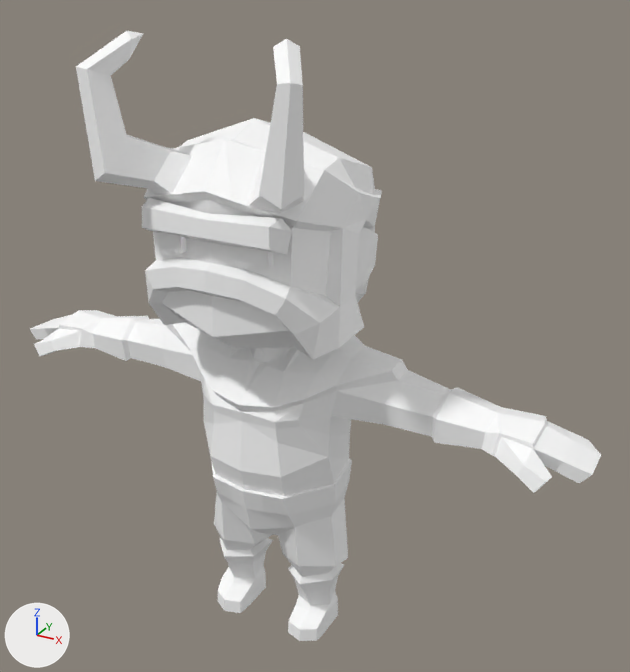
What one commit did to the glTF model assets/synty/characters_mini/models/SK_Adventure_Viking_01.glb.
Rendered twice from a 50 mm camera at (1.39, -2.22, 2.27) aimed at (0.13, 0.06, 1.13). Every picture has the same lights, and +X, +Y and +Z are marked at lower left.

Objects in the first picture: 'SK_Adventure_Viking_01'.
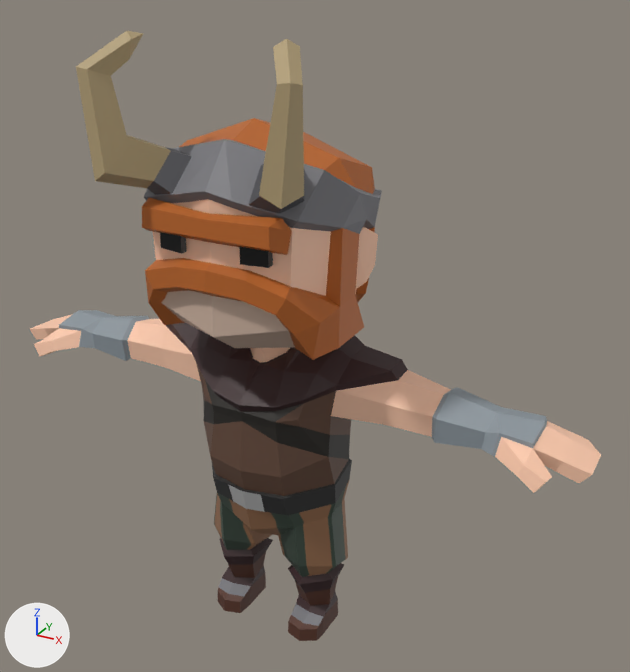
Pixel boxes [x1, y1, x2, y2] of what changed, in the pictures (630 x 672 px):
'SK_Adventure_Viking_01', surface changed: [30, 31, 601, 641] in both

What the commit changed:
Picture 'PolygonMinis_Texture_01_A' (img_polygonminis_texture_01_a) is new.
In material 'Mini_Chr261' (mat_mini_chr261), base_color is no longer (1.0, 1.0, 1.0), white #ffffff.
In material 'Mini_Chr261' (mat_mini_chr261), texture is now set to img_polygonminis_texture_01_a.
